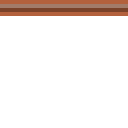
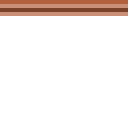
Two versions of the same layered image (128 x 128). Layer-by-layer changes:
painted on "\ #1" over box(0, 12, 128, 16)
painted on "\" over box(0, 4, 128, 8)
